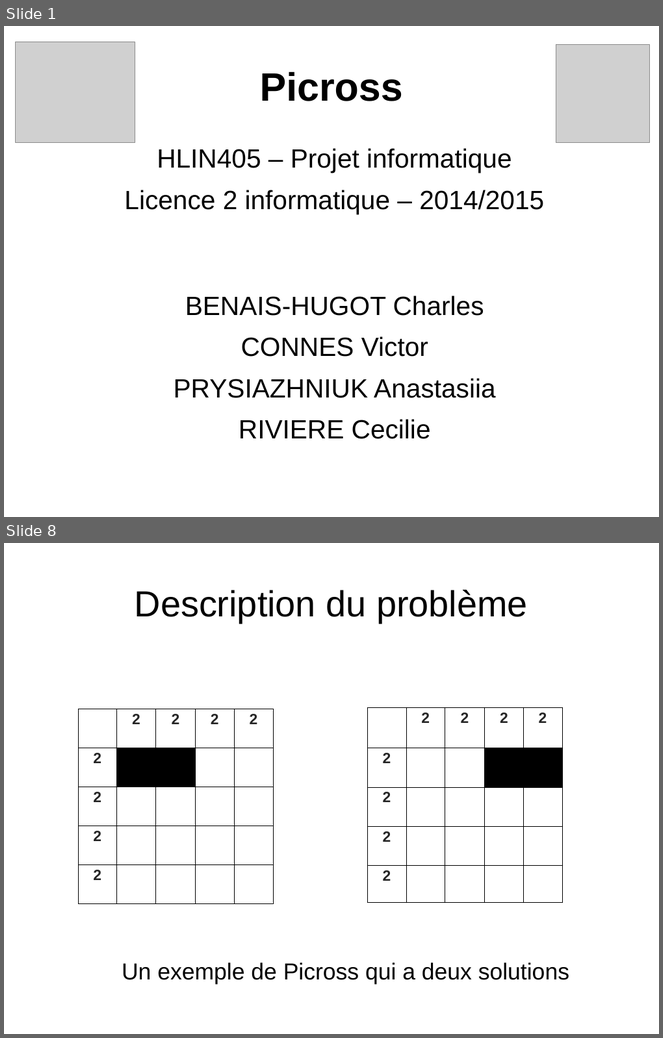
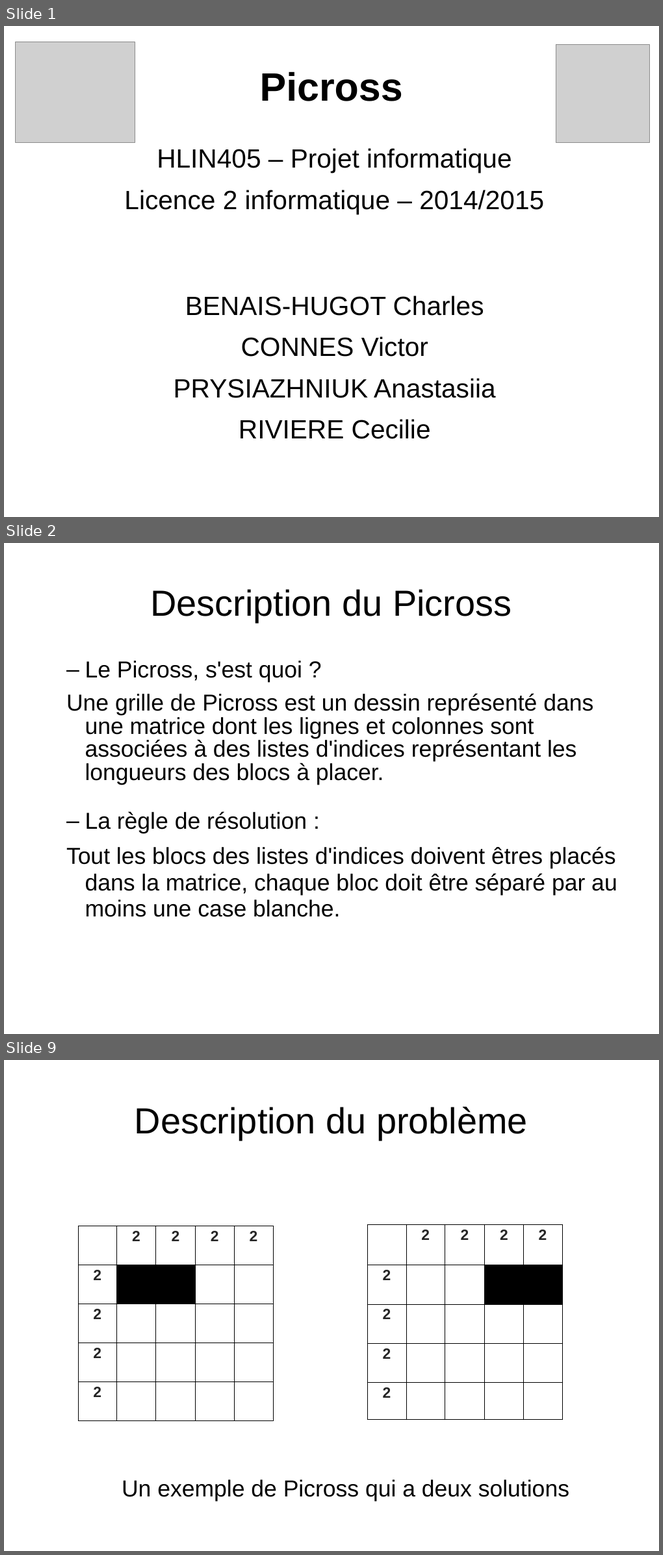
Before and after one commit to benaisc/Picross, a slide deck: Picross.odp. Shown one above the other, each under a label of ours: slides 1 and 8 before the commit, slides 1, 2 and 9 after it; the slides between them are not shown. The pictures are 663x1038 and 663x1555 pixels, drawn with LibreOffice and Linux fonts; fonts in the diff are those of the drawing; grey boxes stand for pictures. Boxes give left, top, right and bottom in pixels: in the first picture for what was removed or moved away, otherwise in the second. Text is boxed around its words. In the diff, an @@ line names an element or a change of style, - is before the commit and + after.

```diff
--- a/Picross.odp
+++ b/Picross.odp
@@ slide 2 added at [4,543,659,1034], background #FFFFFF @@
@@ title added at [151,589,512,622], 44 pt, text #000000 @@
+Description du Picross
@@ text added at [66,661,594,785], 28 pt, text #000000 @@
+  – Le Picross, s'est quoi ?
+  Une grille de Picross est un dessin représenté dans une matrice dont les lignes et colonnes sont associées à des listes d'indices représentant les longueurs des blocs à placer.
@@ text added at [66,811,618,917], 28 pt, text #000000 @@
+  – La règle de résolution :
+  Tout les blocs des listes d'indices doivent êtres placés dans la matrice, chaque bloc doit être séparé par au moins une case blanche.
@@ what was slide 8 is now slide 9 @@
```
Also in this commit, not shown: 6 slides changed, 2 other slides added, 4 other files.
